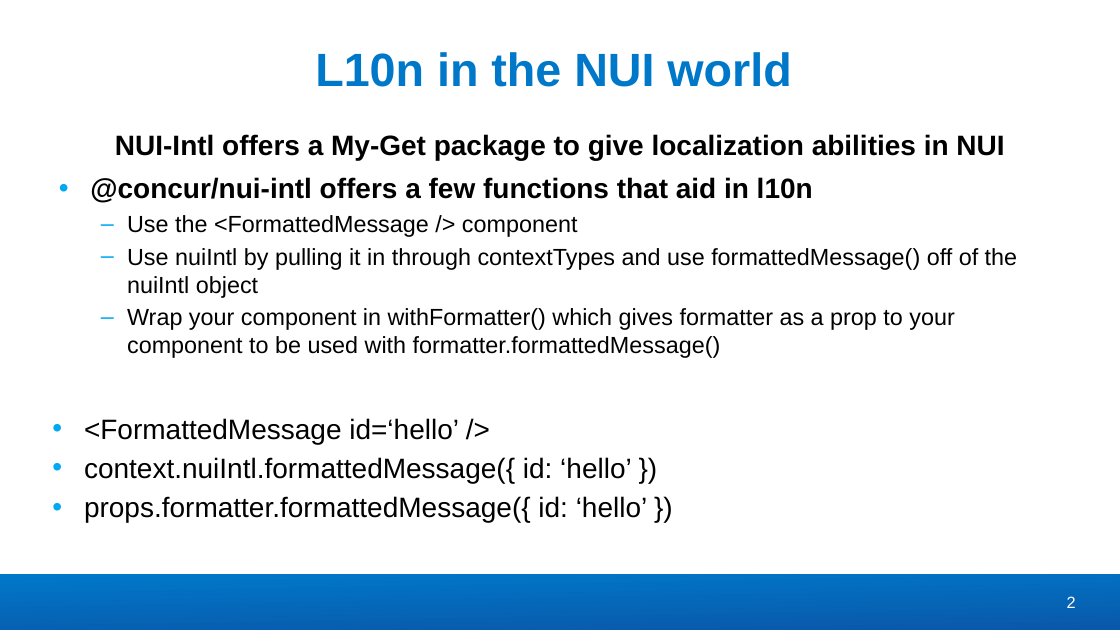
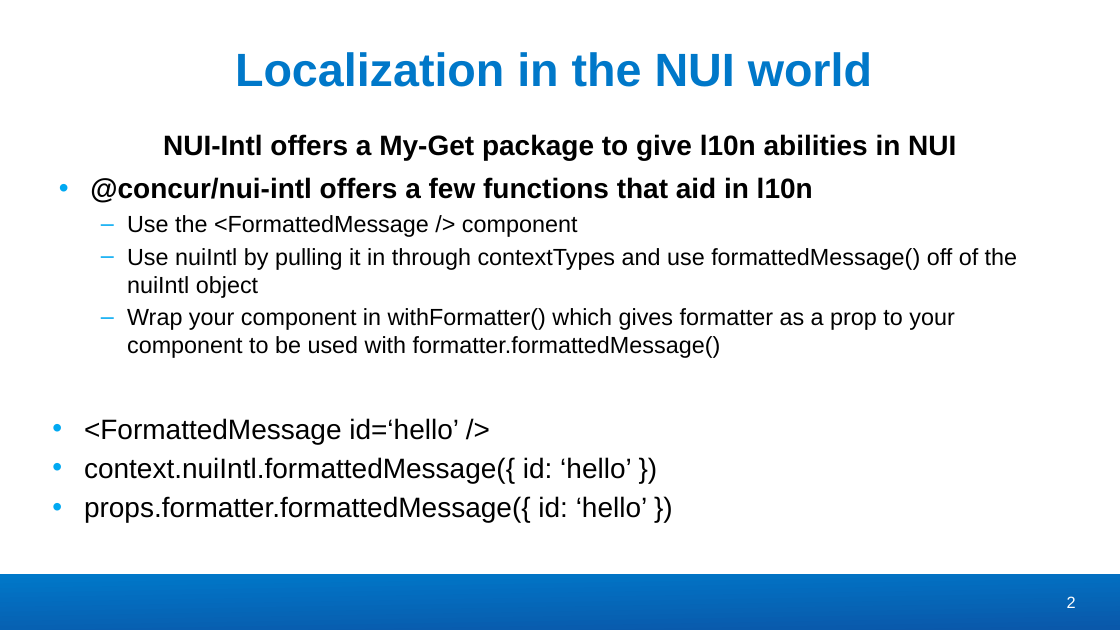
Before and after one commit to concur/react-concur, a slide deck: slide 2 of pluralization-localization/pluralization-practices.pptx. Drawn at 1120x630 pixels with LibreOffice and Linux fonts; fonts in the diff are those of the drawing; background and template pictures are left out. Boxes give left, top, right and bottom in pixels: in the first picture for what was removed or moved away, otherwise in the second. Text is boxed around its words. In the diff, an @@ line names an element or a change of style, - is before the commit and + after.

Commit message:
l10n

```diff
--- a/pluralization-localization/pluralization-practices.pptx
+++ b/pluralization-localization/pluralization-practices.pptx
@@ title at (235, 52, 872, 87): text changed @@
-L10n in the NUI world
+Localization in the NUI world
@@ text at (163, 134, 956, 160): text changed @@
-NUI-Intl offers a My-Get package to give localization abilities in NUI
+NUI-Intl offers a My-Get package to give l10n abilities in NUI
```
